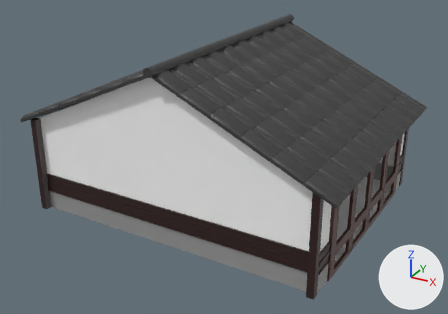
One commit to the glTF model run/textures/build/build4.glb: the scene before it, then after it.
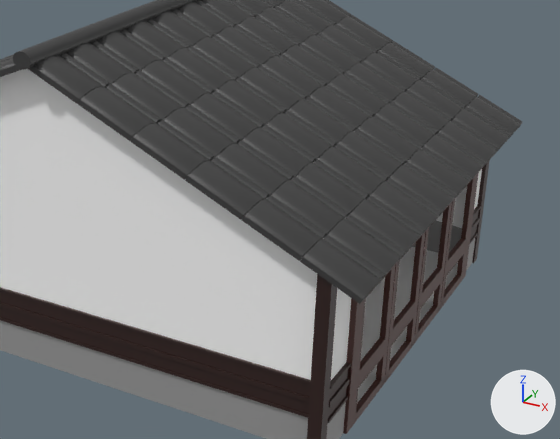
The first picture shows the older version from a camera (50 mm lens) standing at (1.332, -2.44, 1.504) and looking at (0.046, -0.102, 0.335). The close-ups show both versions on the part from 30% to 100% of the width and 12% to 91% of the height of that picture; other places that the commit changed are outside them. Every picture has the same lights, and +X, +Y and +Z are marked at lower right. Where no turn or scale is listed for an object, it has been applied to the vertices. Vertices at the same position are counted once.

Objects in the first close-up: '円柱', '円柱.001', '立方体', '立方体.002', '立方体.019'.
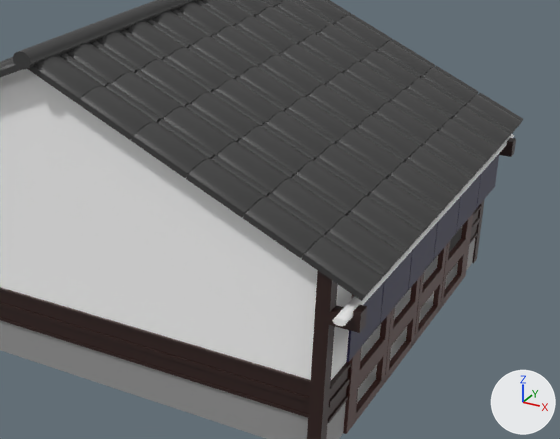
What differs and where, as boxes [x1, y1, x2, y2] in the close-ups (560 x 439 px):
'円柱', turned
    before: [0, 0, 523, 304]
    after: [0, 0, 523, 301]
'立方体.004', added
    after: [347, 154, 499, 362]
'立方体.002', reshaped
    before: [307, 160, 490, 439]
    after: [307, 138, 516, 439]
'円柱.002', added
    after: [333, 134, 514, 326]

The change, as a list of edits to the scene's bpy script:
```text
Add mat_マテリアル_010:
    mat_マテリアル_010 = principled_material('マテリアル.010')
    mat_マテリアル_010.base_color = (0.00833, 0.0075, 0.053)  # dark blue #171541
Add mat_マテリアル_009:
    mat_マテリアル_009 = principled_material('マテリアル.009')
    mat_マテリアル_009.base_color = (1.0, 1.0, 1.0)  # white #ffffff
Change me_立方体_002:
    used by ob_立方体_002; location = (0.732, 0.5, 0.319)
    remove me_立方体_002.from_pydata(...)  # 32 vertices, 48 faces; spans x -1.417..0.016, y -1.117..0.065, z -0.224..0.224
    add me_立方体_002.from_pydata(...)  # 96 vertices, 176 faces; spans x -1.417..0.079, y -1.12..0.065, z -0.224..0.224
    me_立方体_002 part 1
    16 faces are deleted
    20 vertices are added at x 0.007..0.063, y -1.119..0.014, z 0.112..0.155
    8 new vertices lie (0.0, 0.0, 0.224) away from vertices in x -0.055..0.016, y -1.117..0.017, z -0.224
    8 new vertices lie (0.0, 0.0, 0.112) away from vertices in x -0.055..0.016, y -1.117..0.017, z 0.0
    8 new vertices lie (0.0, 0.0, -0.056) away from vertices in x -0.055..0.016, y -1.117..0.017, z 0.224
    8 new vertices lie (0.0, 0.0, 0.028) away from vertices in x -0.055..0.016, y -1.117..0.017, z 0.112
    12 new vertices lie (0.016, -0.001, 0.0) away from vertices in x 0.023..0.063, y -1.119..0.014, z 0.112..0.155
    144 new faces join them
Add me_立方体_004:
    me_立方体_004.from_pydata(...)  # 48 vertices, 72 faces; spans x -0.005..0.035, y -0.087..0.978, z -0.061..0.061
    me_立方体_004.materials.append(mat_マテリアル_010)  # dark blue #171541
Add me_円柱_002:
    me_円柱_002.from_pydata(...)  # 64 vertices, 124 faces; spans x -0.035..0.035, y -0.606..0.606, z -0.008..0.008
    me_円柱_002.materials.append(mat_マテリアル_009)  # white #ffffff
Change ob_円柱:
    ob_円柱.rotation_euler: (0.000922, -1.145, -0.0357) -> (0.00175, -1.155, -0.0353)  # degrees (0.1, -66, -2)
Add ob_立方体_004:
    ob_立方体_004 = bpy.data.objects.new('立方体.004', me_立方体_004)
    ob_立方体_004.location = (0.743, -0.496, 0.399)
Add ob_円柱_002:
    ob_円柱_002 = bpy.data.objects.new('円柱.002', me_円柱_002)
    ob_円柱_002.location = (0.762, -0.049, 0.464)
```
